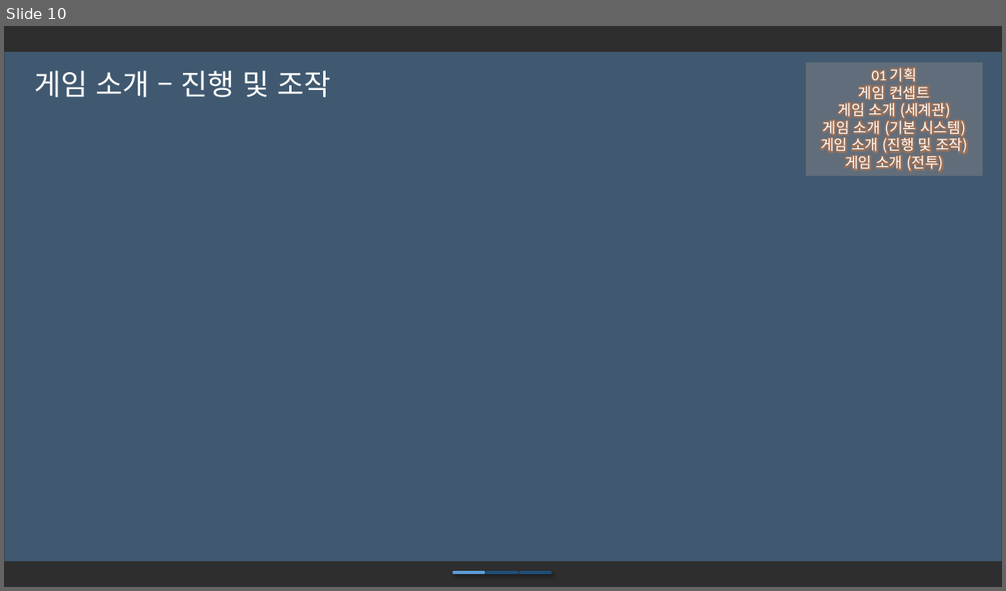
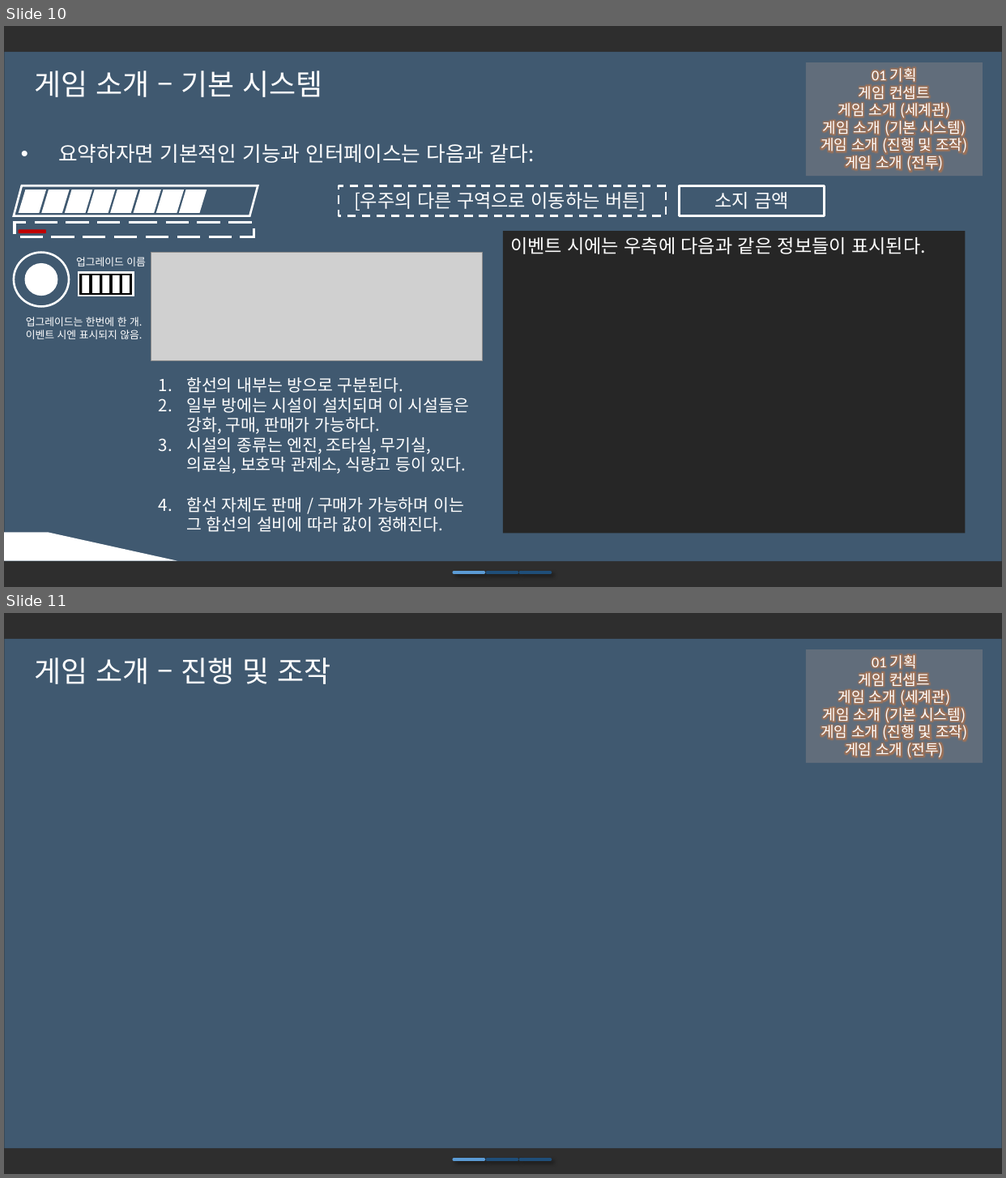
Before and after one commit to iconstudio/2017-Platformer, a slide deck: slides/Cosmos_20171105.pptx. Shown one above the other, each under a label of ours: slide 10 before the commit, slides 10 and 11 after it. The pictures are 1006x591 and 1006x1178 pixels, drawn with LibreOffice and Linux fonts; fonts in the diff are those of the drawing; grey boxes stand for pictures; background and template pictures are left out; a plain dark background stands for a picture behind light text. Boxes give left, top, right and bottom in pixels: in the first picture for what was removed or moved away, otherwise in the second. Text is boxed around its words. In the diff, an @@ line names an element or a change of style, - is before the commit and + after.

```diff
--- a/slides/Cosmos_20171105.pptx
+++ b/slides/Cosmos_20171105.pptx
@@ slide 10 added at (4, 26, 1002, 587), background picture (left out); not listed: 2 template elements that a slide beside it also shows @@
@@ text added at (34, 71, 323, 97), 28 pt, text #FFFFFF @@
+게임 소개 – 기본 시스템
@@ rectangle added at (806, 62, 982, 176), fill #F8CBAD at 18% opacity, 14 pt, text #FFFFFF @@
+01 기획
+게임 컨셉트
+게임 소개 (세계관)
+게임 소개 (기본 시스템)
+게임 소개 (진행 및 조작)
+게임 소개 (전투)
@@ text added at (58, 143, 535, 163), 20 pt, text #FFFFFF @@
+• 요약하자면 기본적인 기능과 인터페이스는 다음과 같다:
@@ parallelogram added at (14, 186, 258, 216), outline #FFFFFF 2 pt @@
@@ parallelogram added at (19, 190, 46, 213), fill #FFFFFF @@
@@ parallelogram added at (41, 190, 69, 213), fill #FFFFFF @@
@@ parallelogram added at (65, 190, 92, 213), fill #FFFFFF @@
@@ parallelogram added at (87, 190, 115, 213), fill #FFFFFF @@
@@ parallelogram added at (110, 190, 138, 213), fill #FFFFFF @@
@@ parallelogram added at (134, 190, 161, 213), fill #FFFFFF @@
@@ parallelogram added at (156, 190, 184, 213), fill #FFFFFF @@
@@ parallelogram added at (179, 190, 206, 213), fill #FFFFFF @@
@@ rectangle added at (339, 186, 666, 216), outline #FFFFFF 2 pt dashed, 18 pt, text #FFFFFF @@
+[우주의 다른 구역으로 이동하는 버튼]
@@ rectangle added at (680, 186, 825, 216), outline #FFFFFF 2 pt, 18 pt, text #FFFFFF @@
+소지 금액
@@ rectangle added at (15, 222, 254, 237), outline #FFFFFF 2.75 pt dashed @@
@@ rounded rectangle added at (19, 229, 46, 233), fill #C00000 @@
@@ rectangle added at (503, 231, 965, 534), fill #262626, 18 pt, text #FFFFFF @@
+이벤트 시에는 우측에 다음과 같은 정보들이 표시된다.
@@ picture added at (151, 253, 483, 361) @@
@@ group added at (14, 253, 146, 339): 6 rectangles, 2 ellipses, 2 texts @@
+업그레이드 이름
+업그레이드는 한번에 한 개.
+이벤트 시엔 표시되지 않음.
@@ text added at (186, 378, 469, 532), 16 pt, text #FFFFFF @@
+1. 함선의 내부는 방으로 구분된다.
+2. 일부 방에는 시설이 설치되며 이 시설들은 강화, 구매, 판매가 가능하다.
+3. 시설의 종류는 엔진, 조타실, 무기실, 의료실, 보호막 관제소, 식량고 등이 있다.
+4. 함선 자체도 판매 / 구매가 가능하며 이는 그 함선의 설비에 따라 값이 정해진다.
@@ parallelogram added at (4, 533, 177, 561), fill #FFFFFF @@
@@ line added from (454, 574) to (484, 574), #5B9BD5 3.5 pt @@
@@ line added from (488, 574) to (517, 574), #1F4E79 3.5 pt @@
@@ line added from (521, 574) to (551, 574), #1F4E79 3.5 pt @@
@@ what was slide 10 is now slide 11 @@
```
Also in this commit, not shown: 5 slides changed, 1 other file.
